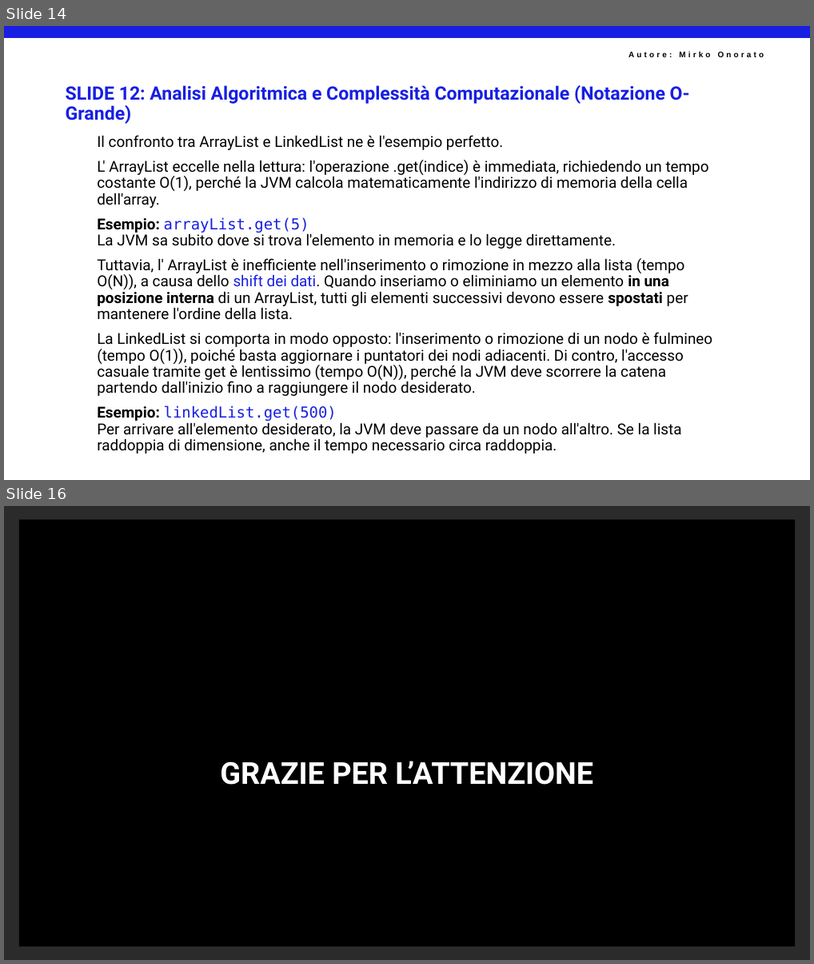
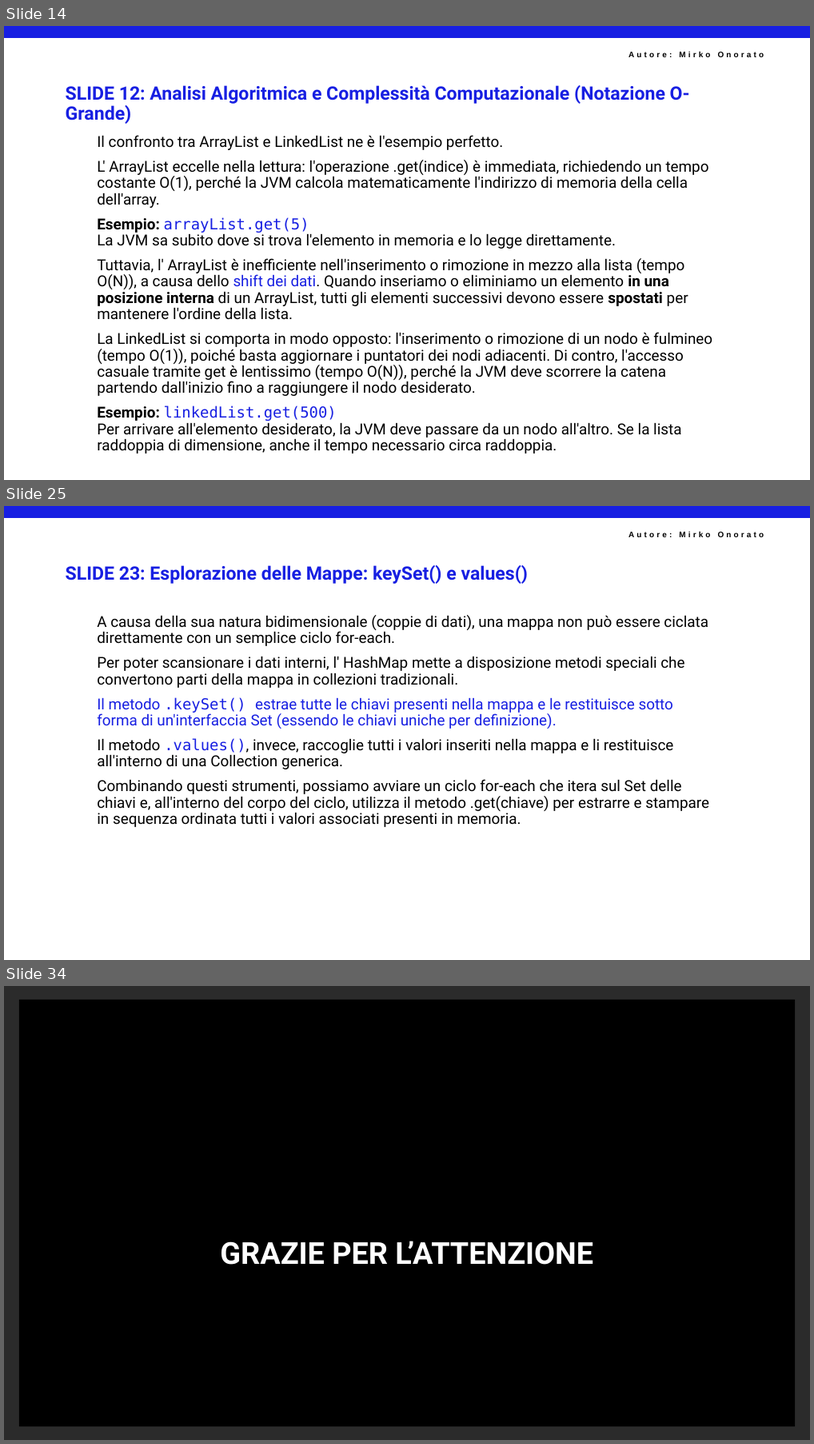
Before and after one commit to mirkoSkF/Slides-Programmazione-Java, a slide deck: SF03PR04 - Java Collections.pptx. Shown one above the other, each under a label of ours: slides 14 and 16 before the commit, slides 14, 25 and 34 after it; the slides between them are not shown. The pictures are 814x964 and 814x1444 pixels, drawn with LibreOffice and Linux fonts; fonts in the diff are those of the drawing; background and template pictures are left out; a plain dark background stands for a picture behind light text. Boxes give left, top, right and bottom in pixels: in the first picture for what was removed or moved away, otherwise in the second. Text is boxed around its words. In the diff, an @@ line names an element or a change of style, - is before the commit and + after.

```diff
--- a/SF03PR04 - Java Collections.pptx
+++ b/SF03PR04 - Java Collections.pptx
@@ slide 25 added at box(4, 506, 810, 960), background #FFFFFF; not listed: 2 template elements that a slide beside it also shows @@
@@ title added at box(66, 565, 528, 584), 22 pt, text #171FE2, bold @@
+SLIDE 23: Esplorazione delle Mappe: keySet() e values()
@@ text added at box(97, 615, 710, 827), 18 pt, text #000000 @@
+A causa della sua natura bidimensionale (coppie di dati), una mappa non può essere ciclata direttamente con un semplice ciclo for-each.
+Per poter scansionare i dati interni, l' HashMap mette a disposizione metodi speciali che convertono parti della mappa in collezioni tradizionali.
+Il metodo .keySet() estrae tutte le chiavi presenti nella mappa e le restituisce sotto forma di un'interfaccia Set (essendo le chiavi uniche per definizione).
+Il metodo .values(), invece, raccoglie tutti i valori inseriti nella mappa e li restituisce all'interno di una Collection generica.
+Combinando questi strumenti, possiamo avviare un ciclo for-each che itera sul Set delle chiavi e, all'interno del corpo del ciclo, utilizza il metodo .get(chiave) per estrarre e stampare in sequenza ordinata tutti i valori associati presenti in memoria.
@@ what was slide 16 is now slide 34 @@
```
Also in this commit, not shown: 1 slide changed, 17 other slides added.
